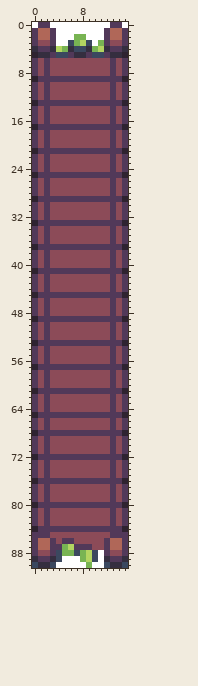
Sprite sheet: Assets/Nature/Bridge Up.png. The first picture shows the starting point.
The file is 16x91 pixels.
Once edited:
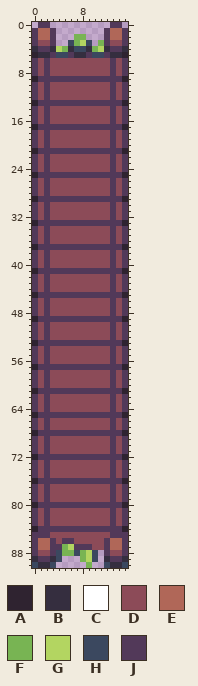
Palette (. is transparent): A #2f2330  B #352e3f  C #ffffff  D #8c4b58  E #b06758  F #78b453  G #b3d561  H #3b485f  J #523959
Diff:
Changed rows in their new state; - is an unchanged pixel.
first column x 0:
 0 .--..........--.
 1 ----........----
 2 ----...--...----
 3 ----..----.-----
first column x 4:
88 -------.
89 -...---.
90 .....-..
Where, in picture pixels (left, top, right, bottom), the same in both pictures:
erased: (32, 22, 128, 46)
erased: (56, 550, 104, 568)
